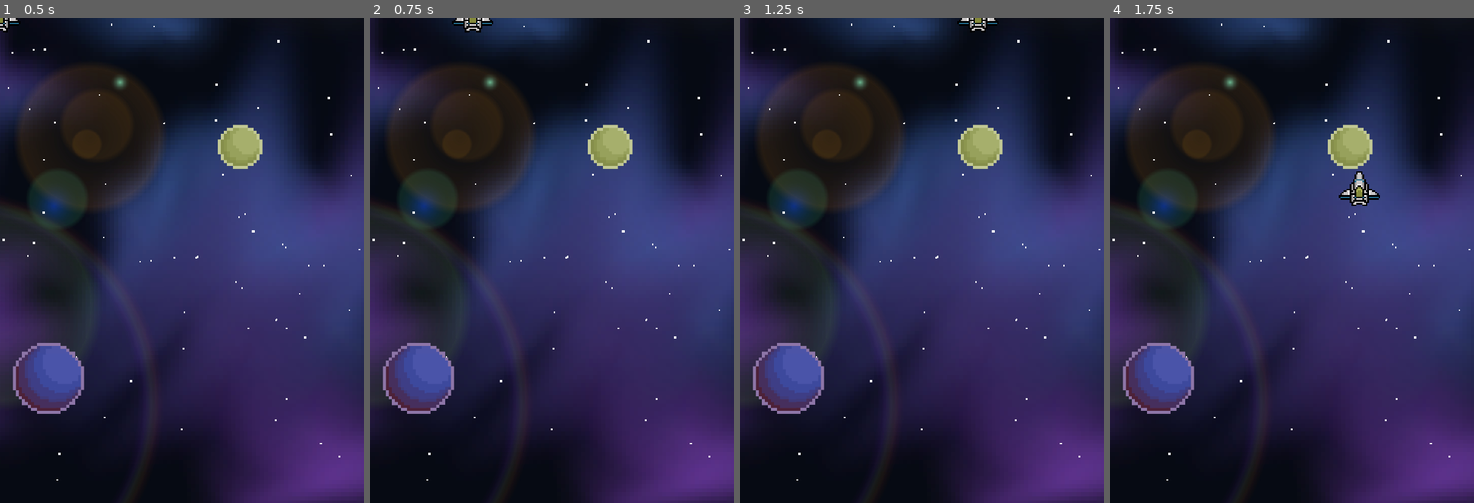
Above: before the commit, frames 1-4 (left to right).
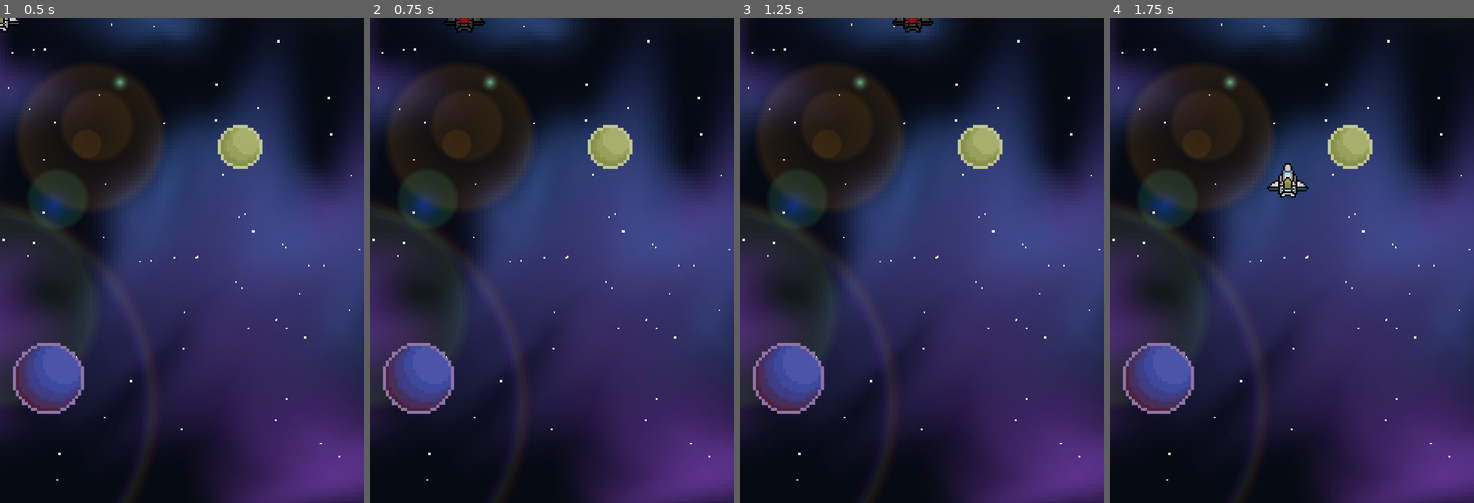
Above: after the commit, the same moments.

Repository: cwilson80/roguelike-bullet-hell
Game: Godot game, scene res://scenes/main.tscn
Two runs of this game, one before a commit and one after it. Both use one fixed random seed, a clock stepped at 60 frames per second and the inputs below. The project has no main scene, so this scene is started directly.
Inputs:
- Up to frame 1 (0.5 s): no input
- Up to frame 2 (0.75 s): tap Enter at 0.5 s; hold D (right) from 0.53 s (still down); hold Ctrl (slow) from 0.53 s (still down); tap Shift (dash) at 0.6 s
- Up to frame 3 (1.25 s): keep holding D (right); keep holding Ctrl (slow)
- Up to frame 4 (1.75 s): release D (right) at 1.28 s; release Ctrl (slow) at 1.28 s; hold S (down) from 1.28 s (still down); tap Ctrl (slow) at 1.35 s; tap Shift (dash) at 1.55 s

Frame 1 is identical in both runs. In frame 2, 0.3% of the frame differs, in the area x 20-34%, y 0-3%; in frame 3, 0.4%; in frame 4, 0.8%, in the area x 43-75%, y 29-39%.

Commit message:
add slow mode

Diff:
--- a/scenes/player.tscn
+++ b/scenes/player.tscn
@@ -66,6 +66,14 @@
 shape = SubResource("RectangleShape2D_m7gyw")
 debug_color = Color(1, 0, 0, 0.454902)
 
+[node name="ColorRect" type="ColorRect" parent="HitDetection/CollisionShape2D"]
+visible = false
+offset_left = -10.0
+offset_top = -10.0
+offset_right = 10.0
+offset_bottom = 10.0
+color = Color(1, 0, 0, 0.454902)
+
 [node name="Timers" type="Node" parent="."]
 
 [node name="ShootCooldown" type="Timer" parent="Timers"]
--- a/scripts/player.gd
+++ b/scripts/player.gd
@@ -5,6 +5,7 @@
 @export var health = 5
 @export var move_speed = 450
 @export var dash_speed = 1300
+@export var slow_speed = 200
 @export var bullet_speed = -1000
 
 @export var bullet_scene : PackedScene
@@ -33,6 +34,14 @@
 		$Timers/DashCooldown.wait_time = dash_cooldown
 		$Timers/DashCooldown.start()
 		velocity = direction * dash_speed
+
+	if Input.is_action_pressed("slow") and not dashing:
+		$HitDetection/CollisionShape2D/ColorRect.visible = true
+		$"P-blue-a".modulate = Color(0.3, 0.3, 0.3, 1)
+		velocity = direction * slow_speed
+	elif Input.is_action_just_released("slow"):
+		$HitDetection/CollisionShape2D/ColorRect.visible = false
+		$"P-blue-a".modulate = Color(1, 1, 1, 1)
 
 	if Input.is_action_pressed("shoot") and can_shoot:
 		shoot()
